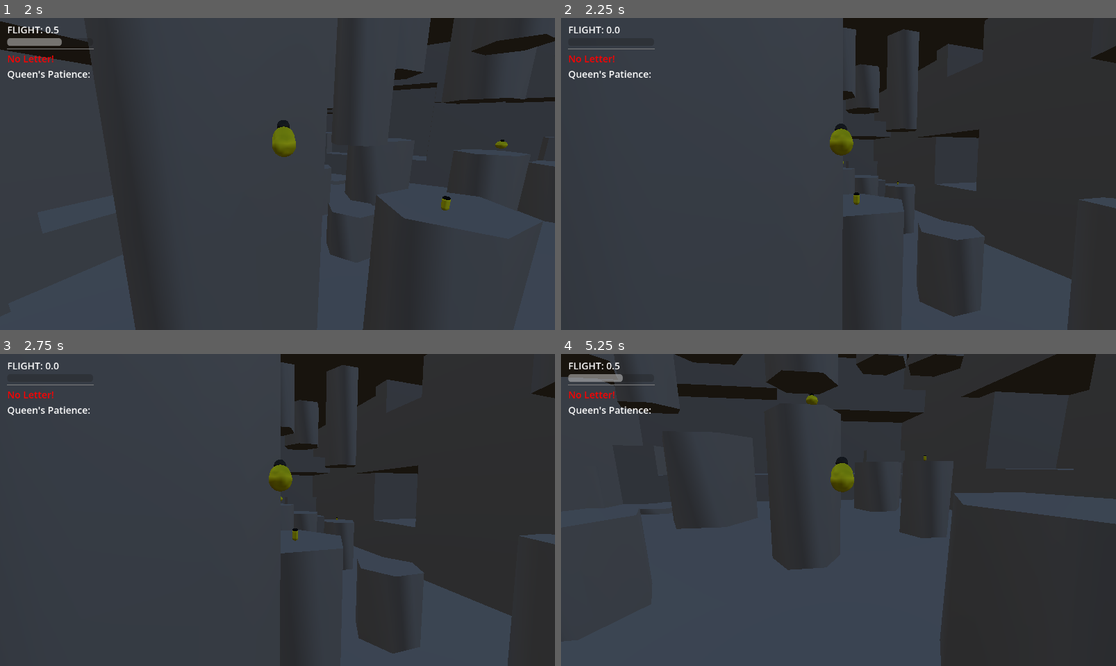
Above: before the commit, frames 1-4 (two rows, left to right).
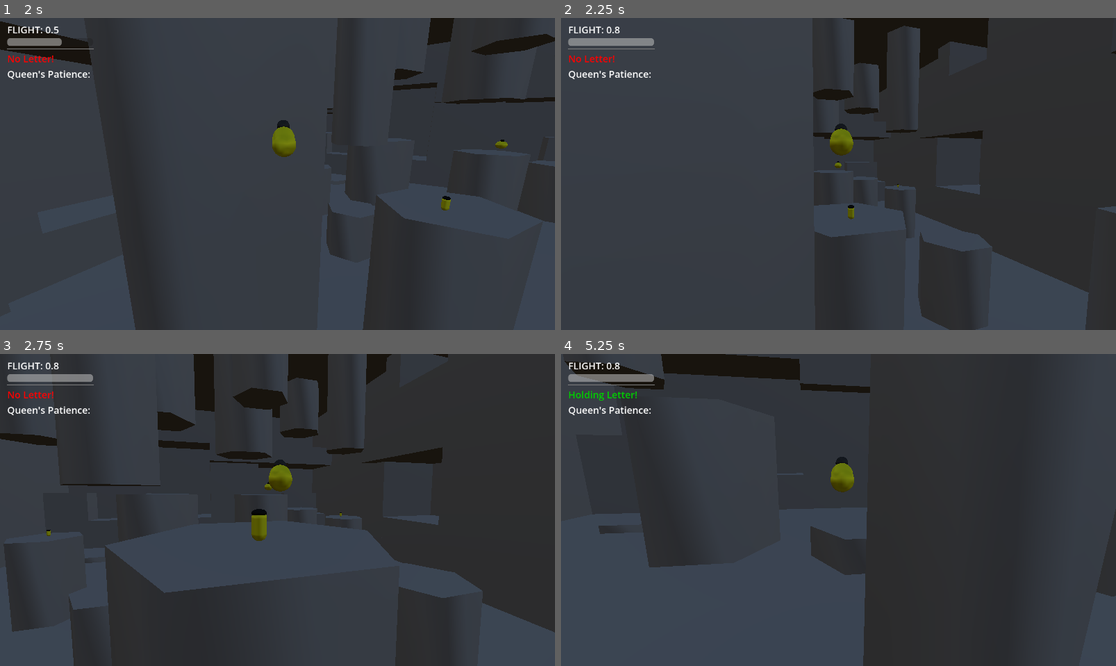
Above: after the commit, the same moments.

Repository: GunterJr/game-jam-feb
Game: Godot game, scene res://scenes/areas/main-zone.tscn
The game is run twice, just before and just after one commit, with the same random seed, the same clock (stepped at 60 frames per second) and the same inputs.
Inputs (mouse positions are in pixels of both pictures, inside the frame that each line leads up to):
- Up to frame 1 (2 s): tap Enter (ui_accept) at 0.5 s; move the mouse to (305, 174) at 0.52 s; hold W (forward) from 0.53 s (still down); tap Shift (dash) at 0.6, 1.35 s; click (305, 174) at 0.67 s; tap Space (jump) at 0.77, 1.52 s; move the mouse to (249, 174) at 1.27 s
- Up to frame 2 (2.25 s): keep holding W (forward); move the mouse to (849, 167) at 2.02 s; tap Shift (dash) at 2.1 s
- Up to frame 3 (2.75 s): keep holding W (forward)
- Up to frame 4 (5.25 s): keep holding W (forward); move the mouse to (832, 516) at 2.77 s; tap Shift (dash) every 0.75 s from 2.85 to 5.1 s; click (832, 516) at 2.92 s; tap Space (jump) at 3.02, 3.77, 4.52 s; move the mouse to (877, 513) at 3.52 s; move the mouse to (794, 506) at 4.27 s; move the mouse to (844, 510) at 5.02 s; click (844, 510) at 5.17 s

Frame 1 is identical in both runs. In frame 2, 3.7% of the frame differs, in the area x 1-100%, y 0-100%; in frame 3, 11%; in frame 4, 19%, in the area x 0-100%, y 0-100%.

Commit message:
benson is fixed

Diff:
--- a/scripts/benson.gd
+++ b/scripts/benson.gd
@@ -15,6 +15,7 @@
 var current_flight_time: float = 0:
 	set(val):
 		current_flight_time = val
+		current_flight_time = min(current_flight_time, flight_time)
 		GUI.update_flight(current_flight_time)
 
 var current_velocity : Vector3 = Vector3(0, 0, 0)
@@ -53,12 +54,6 @@
 	if not is_on_floor() and !is_on_wall_only():
 		var gravity_strength := get_gravity().length()
 		velocity += -up_direction * gravity_strength * delta
-
-	# grabbing wall
-	if is_on_wall_only():
-		var wall_normal = get_wall_normal()
-		velocity = Vector3(0, 0, 0)
-		up_direction = wall_normal
 
 	if Input.is_action_just_pressed("ui_cancel"):
 		Input.mouse_mode = Input.MOUSE_MODE_VISIBLE
@@ -117,7 +112,7 @@
 		body.global_rotation.y = lerp_angle(target_angle, body.global_rotation.y, 0.6)
 
 		#handle dash
-		if Input.is_action_just_pressed("dash") and !is_on_floor() and current_flight_time + 0.4 < flight_time:
+		if Input.is_action_just_pressed("dash") and !is_on_floor() and current_flight_time < flight_time:
 			velocity = -camera_basis.z * dash_velocity;
 			dash_sound.play()
 			current_flight_time += 0.4
